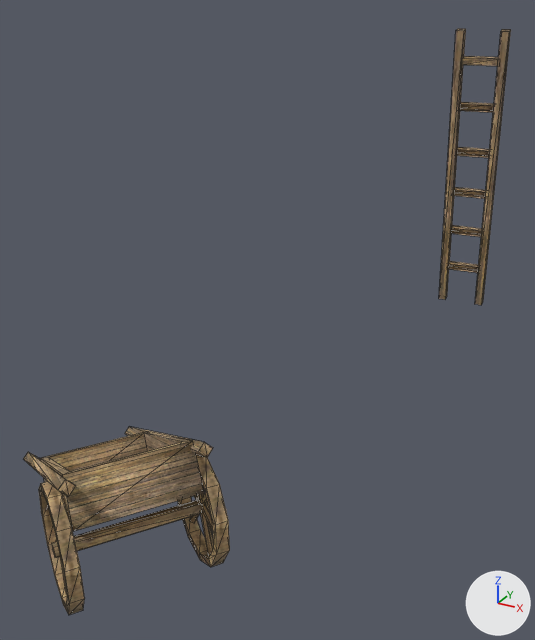
The COLLADA model client/art/meshes/props/kart_farmstead_c_1.dae, before and after one commit.
Before and after are seen from a 50 mm lens placed at (0.124, -0.287, 0.2), pointed at (-0.04, 0.012, 0.051). Lighting does not change. The marker at lower right points along +X, +Y and +Z. Mesh edges are drawn as thin lines. Where no turn or scale is listed for an object, it has been applied to the vertices.

The scene before the commit, as lines of its bpy script (objects in view):
```python
me_objhand_cart_final01mesh = bpy.data.meshes.new('objhand_cart_final01Mesh')
me_objhand_cart_final01mesh.from_pydata(...)  # 245 vertices, 354 faces; spans x -0.17..-0.032, y 1.268..1.636, z 0.0..0.182
me_objhand_cart_final01mesh.materials.append(mat_09___default)  # picture img_wrld_wood_1_dds
ob_objhand_cart_final01_pivot = bpy.data.objects.new('objhand_cart_final01-Pivot', me_objhand_cart_final01mesh)
ob_objhand_cart_final01_pivot.location = (0.0573, -1.4223, 0.0)
```
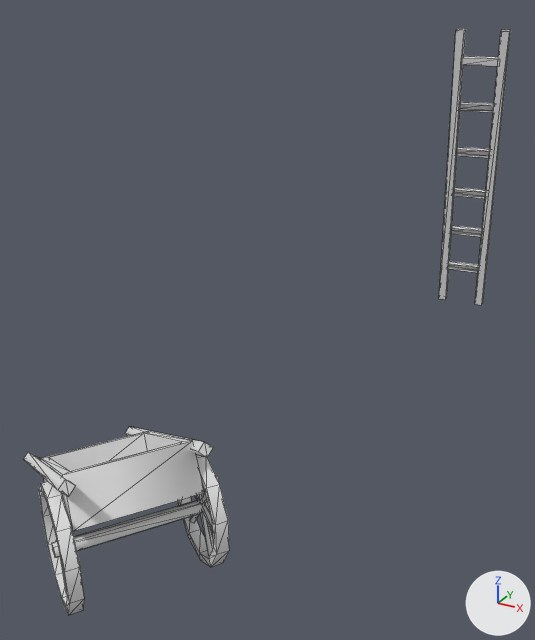
Changed parts and their boxes [x1, y1, x2, y2] in the pictures (535 x 640 px):
```json
{"object": "objhand_cart_final01-Pivot", "change": "recoloured", "before": [24, 29, 511, 615], "after": [24, 29, 511, 615], "on screen": "brown to grey"}
```

The change, as JSON lines over the scene's bpy script:
```json
{"block": "me_objhand_cart_final01mesh", "where": "me_objhand_cart_final01mesh.from_pydata(...)  # 245 vertices, 354 faces; spans x -0.17..-0.032, y 1.268..1.636, z 0.0..0.182"}
{"op": "remove", "block": "me_objhand_cart_final01mesh", "code": "me_objhand_cart_final01mesh.materials.append(mat_09___default)  # picture img_wrld_wood_1_dds"}
```
